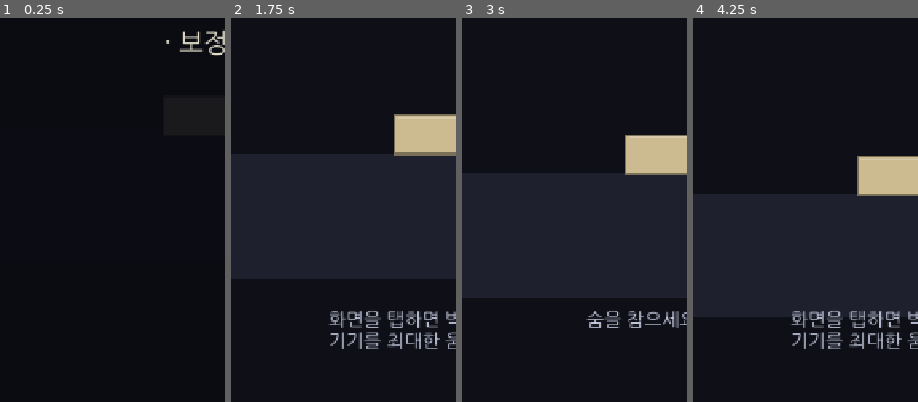
Above: before the commit, frames 1-4 (left to right).
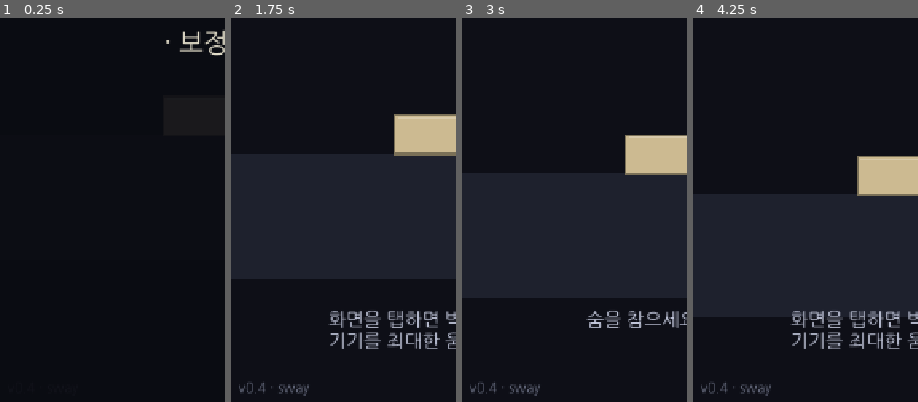
Above: after the commit, the same moments.

Repository: jungrok5/babel-tower
Game: Godot game, scene res://scenes/Main.tscn
Two runs of this game, one before a commit and one after it. Both use one fixed random seed, a clock stepped at 60 frames per second and the inputs below.
Inputs (mouse positions are % of the whole screen's width and height, from its top left):
- Up to frame 1 (0.25 s): no input
- Up to frame 2 (1.75 s): tap Enter at 0.5 s; move the mouse to (72, 44) at 0.52 s; click (72, 44) at 0.67 s; tap Space at 0.77, 1.25, 1.52 s; move the mouse to (30, 54) at 1.27 s; click (30, 54) at 1.42 s
- Up to frame 3 (3 s): move the mouse to (60, 26) at 2.02 s; click (60, 26) at 2.17 s; move the mouse to (45, 70) at 2.77 s; click (45, 70) at 2.92 s
- Up to frame 4 (4.25 s): tap Space at 3.02, 3.77 s; move the mouse to (80, 65) at 3.52 s; click (80, 65) at 3.67 s
The pictures show only the part of the screen within x 1-51%, y 50-100%; the shares and areas given below are measured in that part.

The runs differ from the first frame. In frame 2, 0.3% of the frame differs, in the area x 3-35%, y 95-99%; in frame 3, 0.3%; in frame 4, 0.3%.

Commit message:
feat: show build version on screen (bottom-left) to detect cached builds
Co-Authored-By: Claude Opus 4.8 <noreply@anthropic.com>
Claude-Session: https://claude.ai/code/session_01Jx8xk1vyhwdsC6SaQay3dQ

Diff:
--- a/scripts/main.gd
+++ b/scripts/main.gd
@@ -5,6 +5,9 @@
 ## 흔들리면 탑이 요동치고, 높이 올라갈수록 작은 떨림도 치명적이 된다.
 
 enum State { CALIB, READY, DROPPING, OVER }
+
+## 화면에 표시되는 빌드 버전 — 캐시된 옛 빌드인지 확인용. 변경 시마다 올린다.
+const GAME_VERSION := "v0.4 · sway"
 
 const BASE_X := 360.0
 const GROUND_TOP_Y := 1050.0
@@ -342,6 +345,11 @@
 	hint_label.horizontal_alignment = HORIZONTAL_ALIGNMENT_CENTER
 	ui.add_child(hint_label)
 
+	# 빌드 버전 (좌하단) — 캐시 확인용
+	var ver := _make_label(GAME_VERSION, 22, Color(0.45, 0.47, 0.55))
+	ver.position = Vector2(20, 1234)
+	ui.add_child(ver)
+
 	_build_calib_panel()
 	_build_over_panel()
 
